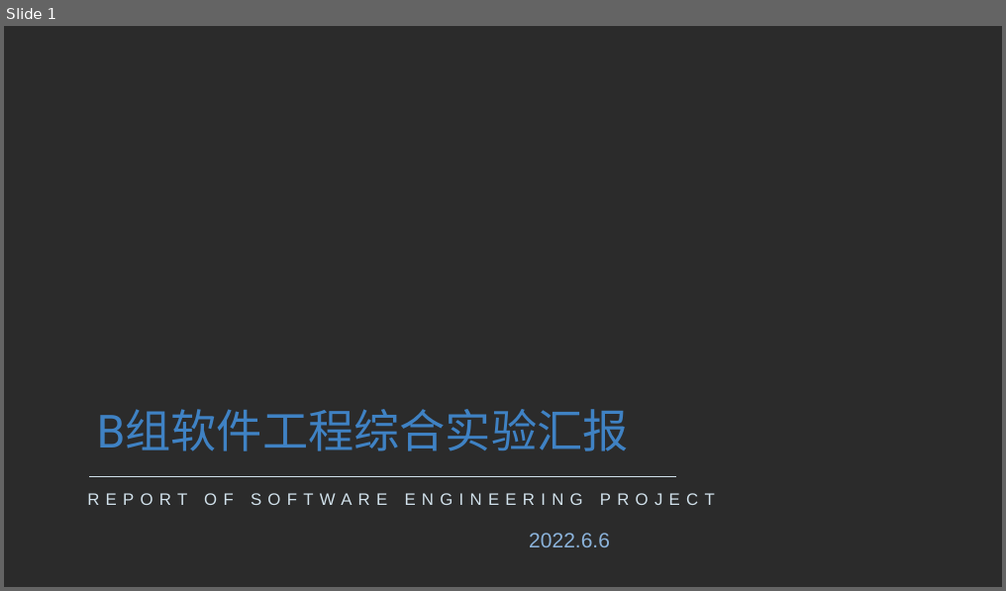
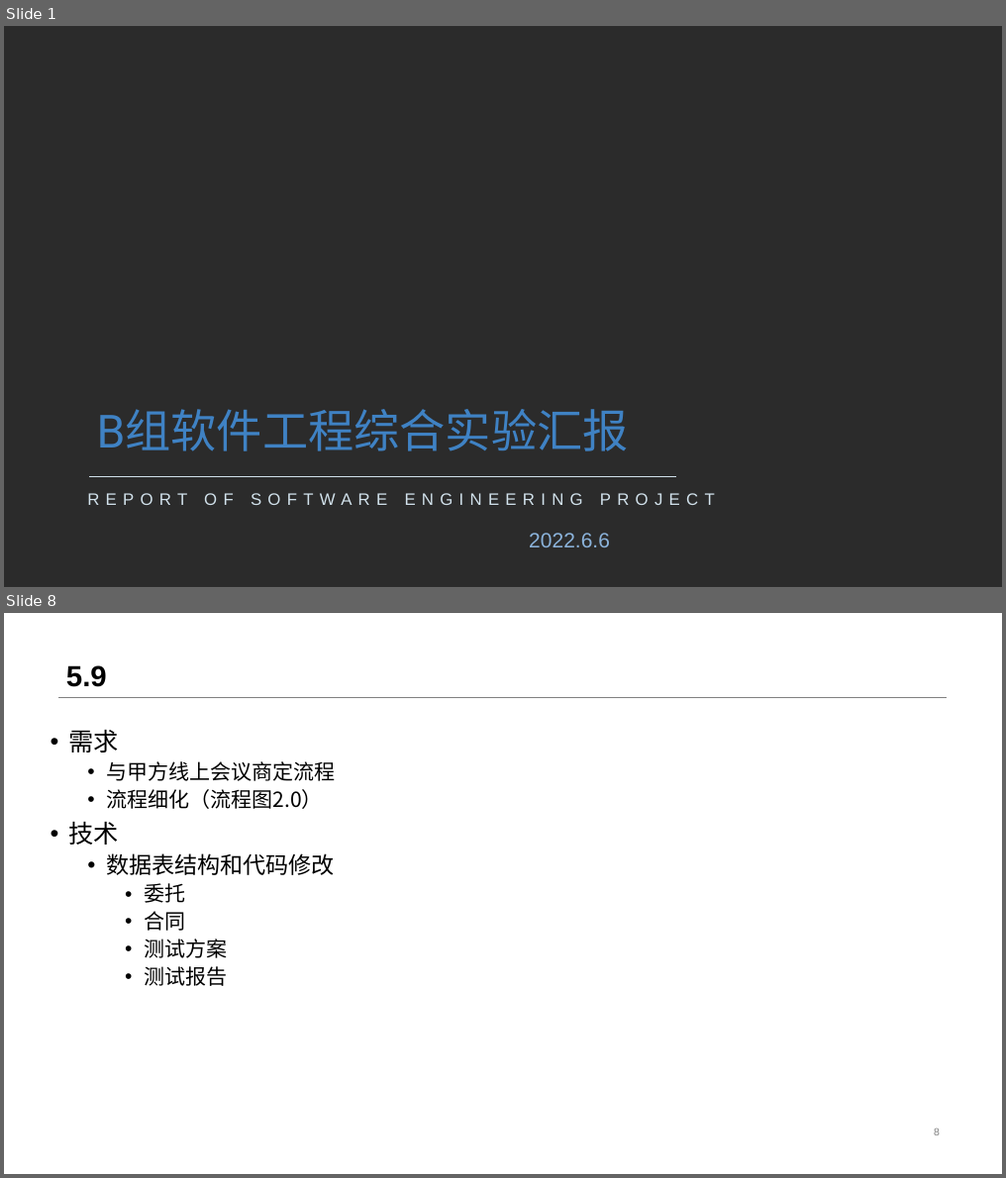
Before and after one commit to NJU610/NJUTesting, a slide deck: 文档/汇报ppt/6.6汇报.pptx. Shown one above the other, each under a label of ours: slide 1 before the commit, slides 1 and 8 after it; the slides between them are not shown. The pictures are 1006x591 and 1006x1178 pixels, drawn with LibreOffice and Linux fonts; fonts in the diff are those of the drawing; background and template pictures are left out; a plain dark background stands for a picture behind light text. Boxes give left, top, right and bottom in pixels: in the first picture for what was removed or moved away, otherwise in the second. Text is boxed around its words. In the diff, an @@ line names an element or a change of style, - is before the commit and + after.

```diff
--- a/文档/汇报ppt/6.6汇报.pptx
+++ b/文档/汇报ppt/6.6汇报.pptx
@@ slide 8 added at bbox=[4, 613, 1002, 1174], background #FFFFFF @@
@@ title added at bbox=[66, 665, 107, 687], 28 pt, text #000000, bold @@
+5.9
@@ line added from (58, 697) to (947, 697), #808080 0.25 pt @@
@@ text added at bbox=[68, 730, 335, 986], 20 pt, text #000000 @@
+• 需求
+  • 与甲方线上会议商定流程
+  • 流程细化（流程图2.0）
+• 技术
+  • 数据表结构和代码修改
+    • 委托
+    • 合同
+    • 测试方案
+    • 测试报告
@@ page number added at bbox=[934, 1129, 940, 1136], 10 pt, text #808080 @@
+8
```
Also in this commit, not shown: 9 slides changed, 6 other slides added, 7 slides removed.
